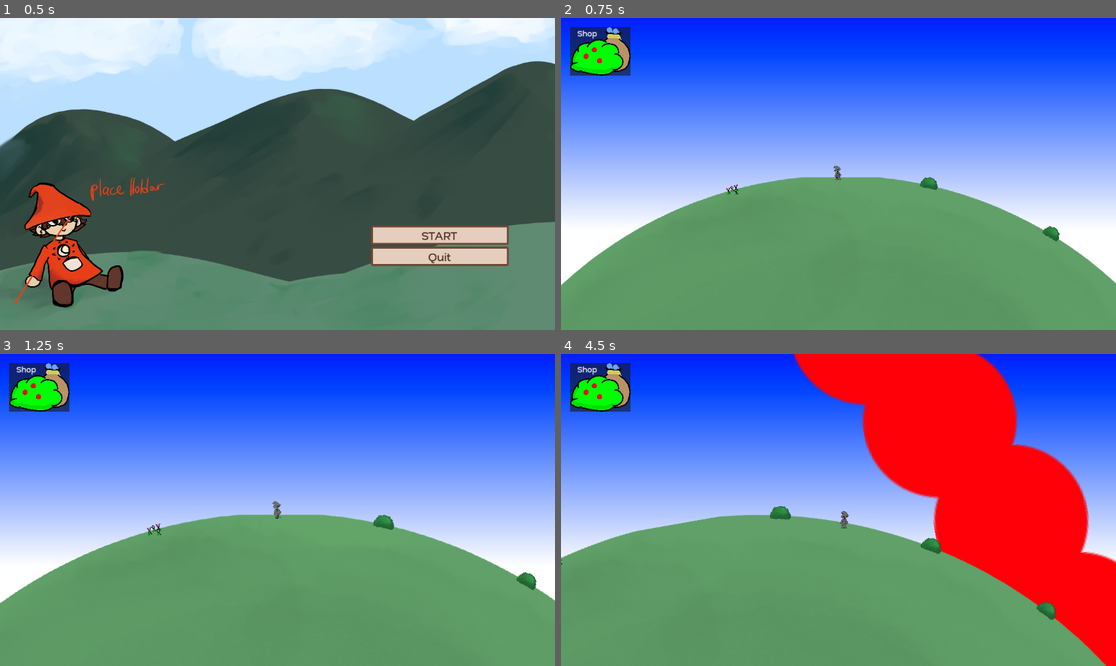
Above: before the commit, frames 1-4 (two rows, left to right).
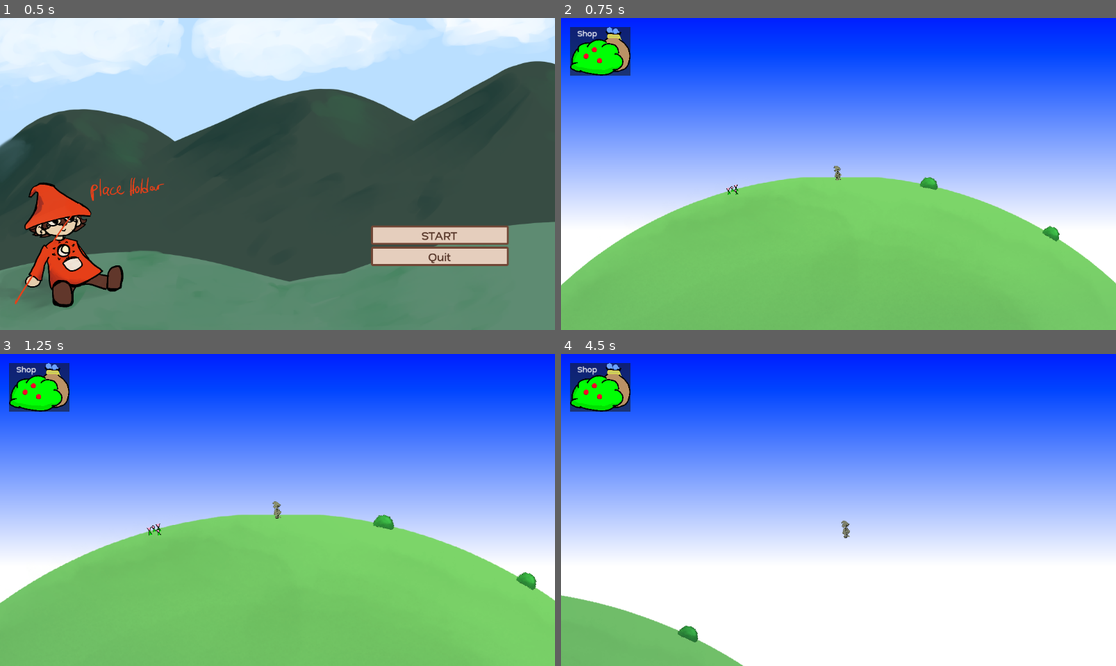
Above: after the commit, the same moments.

Repository: Jarten0/farming_loops
Game: Godot game, scene res://Menu/main_menu.tscn
Two runs of this game, one before a commit and one after it. Both use one fixed random seed, a clock stepped at 60 frames per second and the inputs below.
Inputs:
- Up to frame 1 (0.5 s): no input
- Up to frame 2 (0.75 s): click "START" at 0.5 s
- Up to frame 3 (1.25 s): no input
- Up to frame 4 (4.5 s): click "Shop" at 1.25 s; tap Enter at 2 s; hold D (move_right) 2.03-2.78 s; tap X (harvest) at 2.1 s; tap Space (jump) at 2.27, 3.02 s; tap Z (plant) at 2.3, 2.85 s; hold A (move_left) 2.78-3.53 s; tap S (fall, bound only after the commit) at 3.05 s; hold S (fall, bound only after the commit) 3.53-4.28 s; hold D (move_right) from 3.53 s (still down); tap W (float, bound only after the commit) at 3.8, 4.35 s

Frame 1 is identical in both runs. In frame 2, 39% of the frame differs, in the area x 0-100%, y 47-100%; in frame 3, 40%; in frame 4, 61%, in the area x 0-100%, y 0-100%.

Commit message:
lotsa unfinished business

Diff:
--- a/global/main_scene.tscn
+++ b/global/main_scene.tscn
@@ -21,6 +21,7 @@
 [ext_resource type="PackedScene" uid="uid://iku6nsm6v5yv" path="res://planet_ui/planet_ui.tscn" id="16_w46co"]
 [ext_resource type="PackedScene" uid="uid://c8q601qj5emcv" path="res://planet_ui/planet_pointer.tscn" id="17_62ela"]
 [ext_resource type="PackedScene" uid="uid://20pneilng725" path="res://planets/Big_Low_Grav.tscn" id="21_s4p88"]
+[ext_resource type="PackedScene" uid="uid://bywyunnijc74k" path="res://planets/Small_Dense.tscn" id="22_orquc"]
 
 [sub_resource type="CapsuleShape2D" id="CapsuleShape2D_eely4"]
 
@@ -39,7 +40,7 @@
 script = ExtResource("5_xckwb")
 harvestable_plants = [NodePath("BerryBush"), NodePath("BerryBush2"), NodePath("BerryBush3"), NodePath("Flower")]
 plantable_plants = Array[PackedScene]([null, ExtResource("4_y5dew"), ExtResource("3_uueth"), ExtResource("12_0ponj"), ExtResource("5_eely4"), ExtResource("6_wdra6"), ExtResource("7_w46co")])
-planets = [NodePath("Earth"), NodePath("Earth2")]
+planets = [NodePath("Earth"), NodePath("Earth2"), NodePath("Earth3")]
 
 [node name="MainCamera" type="Camera2D" parent="." node_paths=PackedStringArray("target")]
 unique_name_in_owner = true
@@ -48,34 +49,41 @@
 ignore_rotation = false
 zoom = Vector2(0.02, 0.02)
 script = ExtResource("1_xckwb")
-target = NodePath("../Protag2/Protag")
+target = NodePath("../Protag/Protag")
 mode = 0
 target_zoom = Vector2(0.2, 0.2)
 
-[node name="Protag2" type="CharacterBody2D" parent="." node_paths=PackedStringArray("root_node", "characterbody", "attached")]
+[node name="Protag" type="CharacterBody2D" parent="." node_paths=PackedStringArray("root_node", "characterbody", "attached")]
 position = Vector2(-3, -620)
 script = ExtResource("2_6c5vy")
 inventory = Dictionary[String, int]({
 "berries": 0,
+"blueberry_seeds": 0,
+"carrot_seeds": 0,
 "carrots": 0,
+"flower_seeds": 0,
 "flowers": 0,
 "planets": 0,
 "strawberries": 0,
+"strawberry_seeds": 0,
+"tomato_seeds": 0,
 "tomatos": 0,
-"wheat": 0
+"wheat": 0,
+"wheat_seeds": 0
 })
 plant_type = 1
 root_node = NodePath("..")
 characterbody = NodePath(".")
 jump_strength = 3000.0
+move_speed = 2200.0
 attached = NodePath("../Earth")
 
-[node name="Protag" type="Sprite2D" parent="Protag2"]
+[node name="Protag" type="Sprite2D" parent="Protag"]
 position = Vector2(-2.38419e-07, 3.8147e-06)
 scale = Vector2(0.1, 0.1)
 texture = ExtResource("1_6ebau")
 
-[node name="CollisionShape2D" type="CollisionShape2D" parent="Protag2"]
+[node name="CollisionShape2D" type="CollisionShape2D" parent="Protag"]
 scale = Vector2(4.47792, 5.91898)
 shape = SubResource("CapsuleShape2D_eely4")
 
@@ -87,7 +95,7 @@
 mesh = SubResource("QuadMesh_8mm7a")
 texture = ExtResource("3_kea51")
 script = ExtResource("12_wdra6")
-density_modifier = 3.0
+density_modifier = 2.5
 
 [node name="Sun" type="Area2D" parent="." node_paths=PackedStringArray("root_node")]
 position = Vector2(48, -6568)
@@ -104,7 +112,7 @@
 [node name="PointLight2D" type="PointLight2D" parent="Sun"]
 color = Color(0.7469, 0.899352, 0.97, 0.431373)
 texture = ExtResource("6_6c5vy")
-texture_scale = 8.0
+texture_scale = 16.0
 metadata/_edit_lock_ = true
 
 [node name="Sun" type="Sprite2D" parent="Sun"]
@@ -137,16 +145,6 @@
 scale = Vector2(0.161815, 0.161815)
 attached = NodePath("../Earth")
 
-[node name="UI" type="CanvasLayer" parent="."]
-
-[node name="Shop" parent="UI" instance=ExtResource("2_s18ad")]
-scale = Vector2(1.9, 1.9)
-
-[node name="PlanetUI" parent="UI" node_paths=PackedStringArray("collection", "camera") instance=ExtResource("16_w46co")]
-collection = NodePath("../..")
-pointer = ExtResource("17_62ela")
-camera = NodePath("../../MainCamera")
-
 [node name="Backdrop" type="CanvasLayer" parent="."]
 layer = -1
 
@@ -162,9 +160,26 @@
 grow_horizontal = 2
 grow_vertical = 2
 scale = Vector2(1, 0.993093)
+mouse_filter = 2
+
+[node name="UI" type="CanvasLayer" parent="."]
+
+[node name="Shop" parent="UI" node_paths=PackedStringArray("protag") instance=ExtResource("2_s18ad")]
+scale = Vector2(1.9, 1.9)
+protag = NodePath("../../Protag")
+
+[node name="PlanetUI" parent="UI" node_paths=PackedStringArray("collection", "camera") instance=ExtResource("16_w46co")]
+collection = NodePath("../..")
+pointer = ExtResource("17_62ela")
+camera = NodePath("../../MainCamera")
 
 [node name="Earth2" parent="." instance=ExtResource("21_s4p88")]
-position = Vector2(16518, 7844)
-scale = Vector2(9900, 9900)
+position = Vector2(72195, 50890)
+scale = Vector2(8000, 8000)
+size = 4000.0
 
-[editable path="UI/Shop"]
+[node name="Earth3" parent="." instance=ExtResource("22_orquc")]
+position = Vector2(205, 33077)
+scale = Vector2(1000, 1000)
+
+[connection signal="purchased" from="UI/Shop" to="Protag" method="_on_shop_purchased"]
--- a/global/prediction_sun.gd
+++ b/global/prediction_sun.gd
@@ -24,8 +24,8 @@
 
 func _physics_process(delta: float) -> void:
 
-	if base_sun.step % 10 == 0 && simuli[base_sun.step / 10]:
-		simuli[base_sun.step / 10].queue_free()
+	if base_sun.step % 10 == 0 && simuli[base_sun.step / 10 % 1000]:
+		simuli[base_sun.step / 10 % 1000].queue_free()
 
 	if step >= max_steps + base_sun.step - 9:
 		return
--- a/planets/sun.gd
+++ b/planets/sun.gd
@@ -33,9 +33,9 @@
 		var target_velocity = (global_position - targetted_planet.global_position) \
 			.normalized().rotated(90.) * targetted_planet.size * targetted_planet.density_modifier
 		var target_distance = targetted_planet.size * 2;
-		velocity += (target_velocity - velocity) * 0.8 * delta;
-		var distance_from_target = position.distance_to(target_distance)
-		velocity += distance_from_target * delta
+		velocity += (target_velocity - velocity) * 80 * delta;
+		#var distance_from_target = position.distance_to(target_distance)
+		#velocity += distance_from_target * delta * -100.
 
 
 	position += velocity * delta
--- a/plants/plant.gd
+++ b/plants/plant.gd
@@ -10,6 +10,24 @@
 	Carrot = 5,
 	Wheat = 6,
 }
+
+static func variant_to_string(type: PlantType) -> String:
+	match type:
+		Harvestable.PlantType.None:
+			return "";
+		Harvestable.PlantType.Berry:
+			return "blueberry"
+		Harvestable.PlantType.Strawberry:
+			return "strawberry"
+		Harvestable.PlantType.Flower:
+			return "flower"
+		Harvestable.PlantType.Tomato:
+			return "tomato"
+		Harvestable.PlantType.Carrot:
+			return "carrot"
+		Harvestable.PlantType.Wheat:
+			return "wheat"
+	return ""
 
 @export var Type: PlantType
 @export var progress_to_harvest: float
--- a/project.godot
+++ b/project.godot
@@ -61,6 +61,16 @@
 "events": [Object(InputEventKey,"resource_local_to_scene":false,"resource_name":"","device":-1,"window_id":0,"alt_press …(191 unchanged characters)…
 ]
 }
+fall={
+"deadzone": 0.2,
+"events": [Object(InputEventKey,"resource_local_to_scene":false,"resource_name":"","device":-1,"window_id":0,"alt_pressed":false,"shift_pressed":false,"ctrl_pressed":false,"meta_pressed":false,"pressed":false,"keycode":0,"physical_keycode":83,"key_label":0,"unicode":115,"location":0,"echo":false,"script":null)
+]
+}
+float={
+"deadzone": 0.2,
+"events": [Object(InputEventKey,"resource_local_to_scene":false,"resource_name":"","device":-1,"window_id":0,"alt_pressed":false,"shift_pressed":false,"ctrl_pressed":false,"meta_pressed":false,"pressed":false,"keycode":0,"physical_keycode":87,"key_label":0,"unicode":119,"location":0,"echo":false,"script":null)
+]
+}
 
 [rendering]
 
--- a/protag/protag.gd
+++ b/protag/protag.gd
@@ -1,3 +1,4 @@
+class_name Protag
 extends Attachable
 
 @export var inventory: Dictionary[String, int]
@@ -9,6 +10,7 @@
 @export var characterbody: CharacterBody2D
 @export var jump_strength: float = 100
 @export var move_speed: float = 1000
+
 
 func _physics_process(delta: float) -> void:
 	process_gravity(delta)
@@ -70,6 +72,63 @@
 
 
 func plant(type: Harvestable.PlantType):
+	var seed = Harvestable.variant_to_string(type) + "_seeds"
+
+	var scene: PackedScene = root_node.plantable_plants[type]
+
+	var plant: Harvestable = scene.instantiate()
+	plant.global_position = global_position
+	plant.attached = attached
+	root_node.harvestable_plants.append(plant)
+
+	root_node.add_child(plant, true)
+
+	pass
+
+func process_gravity(delta: float):
+	if attached:
+		return
+
+	var input: Vector2 = Vector2.ZERO
+	if Input.is_action_pressed("move_left"):
+		input += Vector2.LEFT.rotated(global_rotation)
+	if Input.is_action_pressed("move_right"):
+		input += Vector2.RIGHT.rotated(global_rotation)
+	if Input.is_action_pressed("fall"):
+		input += Vector2.DOWN.rotated(global_rotation)
+	if Input.is_action_pressed("float"):
+		input += Vector2.UP.rotated(global_rotation)
+
+	for planet in root_node.planets:
+		if planet.global_position.distance_squared_to(global_position) < pow(planet.size, 2):
+			attached = planet
+			characterbody.velocity = Vector2.ZERO
+			return
+		if planet.global_position.distance_squared_to(global_position) - pow(planet.size * planet.density_modifier + 1000, 2) < pow(planet.size, 2) :
+			var distance = ((planet.global_position - global_position))
+			var grav_force = (-pow(1.1, distance.length() / 1000.) + 1000)
+			if grav_force < 0:
+				print("ignored")
+				continue
+			var force = grav_force * distance.normalized() * delta * planet.density_modifier
+			characterbody.velocity += force + (input * 10);
+			print("distance")
+
+	var MAX_DISTANCE: float = 35_000
+	if Input.is_action_pressed("fall"):
+		MAX_DISTANCE -= 10_000
+	if global_position.length_squared() > pow(MAX_DISTANCE, 2):
+		var force = -position.normalized() \
+			* max(abs(position.x) - MAX_DISTANCE, abs(position.y) - MAX_DISTANCE) \
+			* delta
+		characterbody.velocity += force;
+		if characterbody.velocity.dot(force) > 0:
+			characterbody.velocity += force;
+
+
+
+
+func _on_shop_purchased(type: Harvestable.PlantType) -> void:
 	match plant_type:
 		Harvestable.PlantType.None:
 			return;
@@ -98,38 +157,18 @@
 				return
 			inventory["wheat"] -= 2
 
-	var scene: PackedScene = root_node.plantable_plants[type]
-
-	var plant: Harvestable = scene.instantiate()
-	plant.global_position = global_position
-	plant.attached = attached
-	root_node.harvestable_plants.append(plant)
-
-	root_node.add_child(plant, true)
-
-	pass
-
-func process_gravity(delta: float):
-	if attached:
-		return
-
-	for planet in root_node.planets:
-		if planet.global_position.distance_squared_to(global_position) < pow(planet.size, 2):
-			attached = planet
-			characterbody.velocity = Vector2.ZERO
-			return
-		if planet.global_position.distance_squared_to(global_position) - pow(planet.size * planet.density_modifier + 1000, 2) < pow(planet.size, 2) :
-			var distance = (planet.global_position - global_position)
-			var grav_force = (-pow(1.1, distance.length() / 1000.) + 1000)
-			if grav_force < 0:
-				print("ignored")
-				continue
-			characterbody.velocity += grav_force * distance.normalized() * delta * planet.density_modifier;
-			print("distance")
-
-
-	var input: Vector2 = Vector2.ZERO
-	if Input.is_action_pressed("move_left"):
-		input += Vector2.LEFT.rotated(global_rotation)
-	if Input.is_action_pressed("move_right"):
-		input += Vector2.RIGHT.rotated(global_rotation)
+	match type:
+		Harvestable.PlantType.None:
+			pass
+		Harvestable.PlantType.Berry:
+			inventory["blueberry_seeds"] += 1
+		Harvestable.PlantType.Flower:
+			inventory["flower_seeds"] += 1
+		Harvestable.PlantType.Strawberry:
+			inventory["strawberry_seeds"] += 1
+		Harvestable.PlantType.Tomato:
+			inventory["tomato_seeds"] += 1
+		Harvestable.PlantType.Carrot:
+			inventory["carrot_seeds"] += 1
+		Harvestable.PlantType.Wheat:
+			inventory["wheat_seeds"] += 1
--- a/shop/shop.tscn
+++ b/shop/shop.tscn
@@ -1,5 +1,6 @@
-[gd_scene load_steps=11 format=3 uid="uid://c3shi0ab66n7r"]
+[gd_scene load_steps=12 format=3 uid="uid://c3shi0ab66n7r"]
 
+[ext_resource type="Script" uid="uid://koxspqryfwk6" path="res://shop/shop_ui.gd" id="1_mmyc1"]
 [ext_resource type="Texture2D" uid="uid://byqika8as6w5t" path="res://shop/icon.png" id="1_r2p71"]
 [ext_resource type="Theme" uid="uid://dpx10in8ntqwb" path="res://icons/theme.tres" id="2_mrnko"]
 [ext_resource type="Script" uid="uid://bx60dep3nbnlo" path="res://shop/shop_interface.gd" id="2_sxvro"]
@@ -17,6 +18,7 @@
 z_as_relative = false
 layout_mode = 3
 anchors_preset = 0
+script = ExtResource("1_mmyc1")
 
 [node name="ShopInterface" type="Control" parent="." node_paths=PackedStringArray("buttons")]
 unique_name_in_owner = true
@@ -129,5 +131,10 @@
 theme = ExtResource("2_mrnko")
 text = "Shop"
 
+[connection signal="pressed" from="ShopInterface/Blueberry" to="." method="_on_blueberry_pressed"]
+[connection signal="pressed" from="ShopInterface/Blueberry/strawberry" to="." method="_on_strawberry_pressed"]
+[connection signal="pressed" from="ShopInterface/tomatoes" to="." method="_on_tomatoes_pressed"]
+[connection signal="pressed" from="ShopInterface/tomatoes/Carrots" to="." method="_on_carrots_pressed"]
+[connection signal="pressed" from="ShopInterface/tomatoes/Wheat" to="." method="_on_wheat_pressed"]
 [connection signal="pressed" from="ShopInterface/CloseButton" to="ShopInterface" method="close"]
 [connection signal="pressed" from="OpenButton" to="ShopInterface" method="open"]
--- /dev/null
+++ b/shop/shop_ui.gd
@@ -0,0 +1,25 @@
+extends Control
+
+signal purchased(type: Harvestable.PlantType)
+@export var protag: Protag
+@export var prices: Dictionary[String, int]
+@export var price_type: Dictionary[String, Harvestable.PlantType]
+
+func _on_blueberry_pressed() -> void:
+	purchased.emit(Harvestable.PlantType.Berry)
+
+
+func _on_strawberry_pressed() -> void:
+	purchased.emit(Harvestable.PlantType.Strawberry)
+
+
+func _on_tomatoes_pressed() -> void:
+	purchased.emit(Harvestable.PlantType.Tomato)
+
+
+func _on_carrots_pressed() -> void:
+	purchased.emit(Harvestable.PlantType.Carrot)
+
+
+func _on_wheat_pressed() -> void:
+	purchased.emit(Harvestable.PlantType.Wheat)
Not shown: 1 places in global/main_scene.tscn that only renumber resources
Not shown, added: shop/shop_ui.gd.uid
